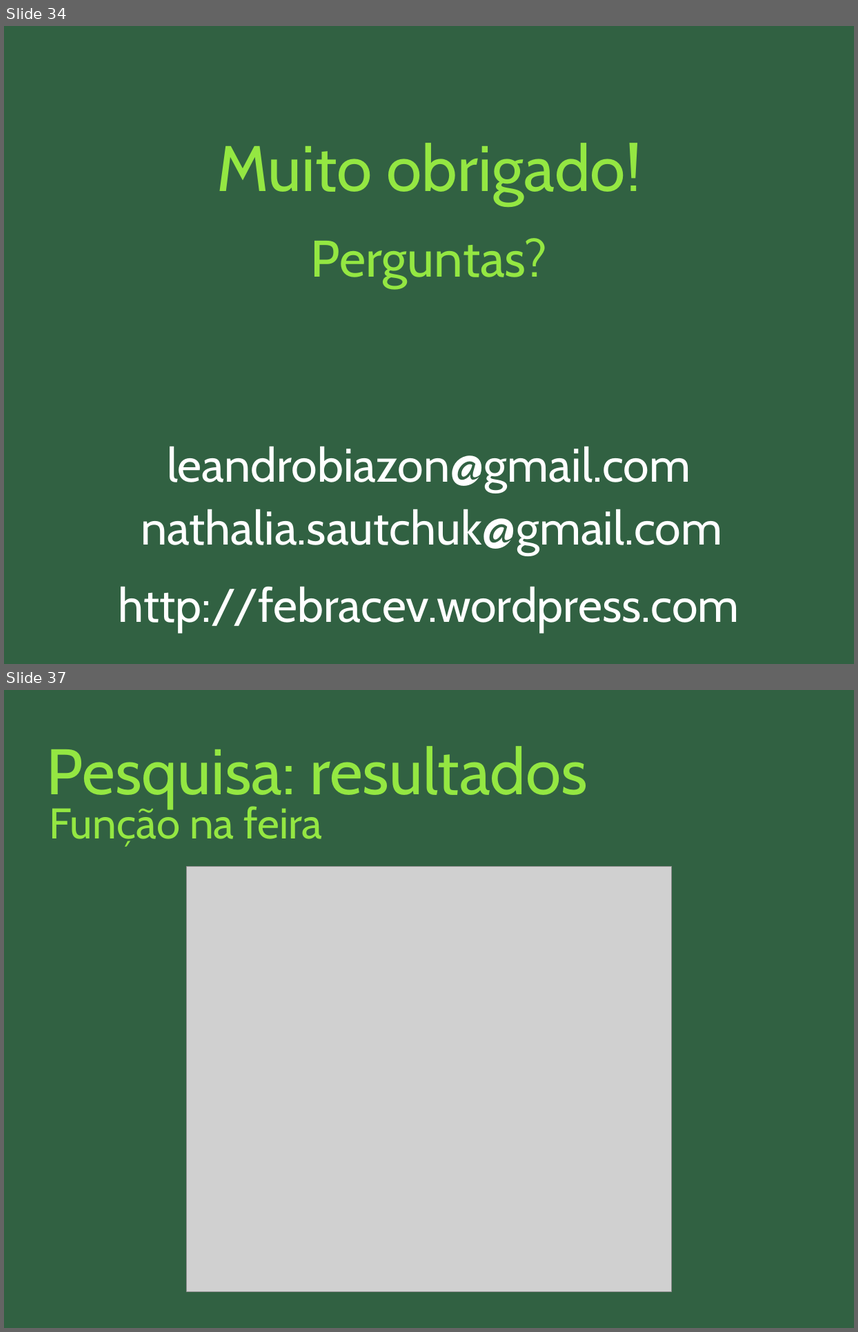
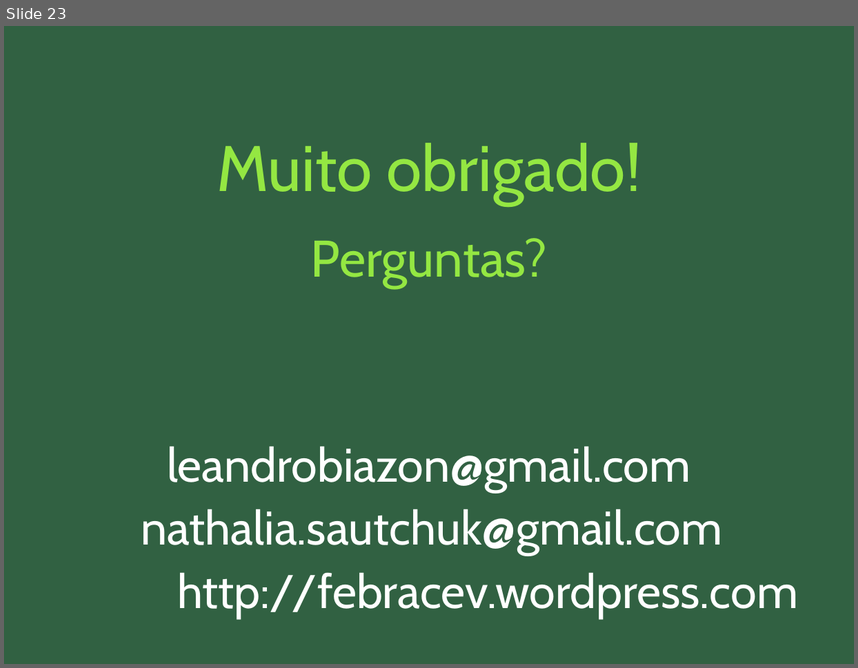
Before and after one commit to nathaliaspatricio/febracev, a slide deck: docs/monografia/apresentação_final.odp. Shown one above the other, each under a label of ours: slides 34 and 37 before the commit, slide 23 after it; the slides between them are not shown. The pictures are 858x1332 and 858x668 pixels, drawn with LibreOffice and Linux fonts; fonts in the diff are those of the drawing; grey boxes stand for pictures. Boxes give left, top, right and bottom in pixels: in the first picture for what was removed or moved away, otherwise in the second. Text is boxed around its words. In the diff, an @@ line names an element or a change of style, - is before the commit and + after.

```diff
--- a/docs/monografia/apresentação_final.odp
+++ b/docs/monografia/apresentação_final.odp
@@ slide 37 removed at bbox=[4, 690, 854, 1328], background #316142 @@
@@ title removed at bbox=[47, 746, 588, 808] @@
-Pesquisa: resultados
@@ title removed at bbox=[50, 802, 322, 847] @@
-Função na feira
@@ picture removed at bbox=[186, 866, 672, 1291] @@
@@ what was slide 34 is now slide 23 @@
@@ slide 23 changed as well @@
@@ text "http://febracev.wordpress.com": place and size @@
-text "http://febracev.wordpress.com" at bbox=[119, 586, 740, 633]
+text "http://febracev.wordpress.com" at bbox=[177, 572, 798, 619]
```
Also in this commit, not shown: 6 other slides changed, 8 slides added, 31 other slides removed.
